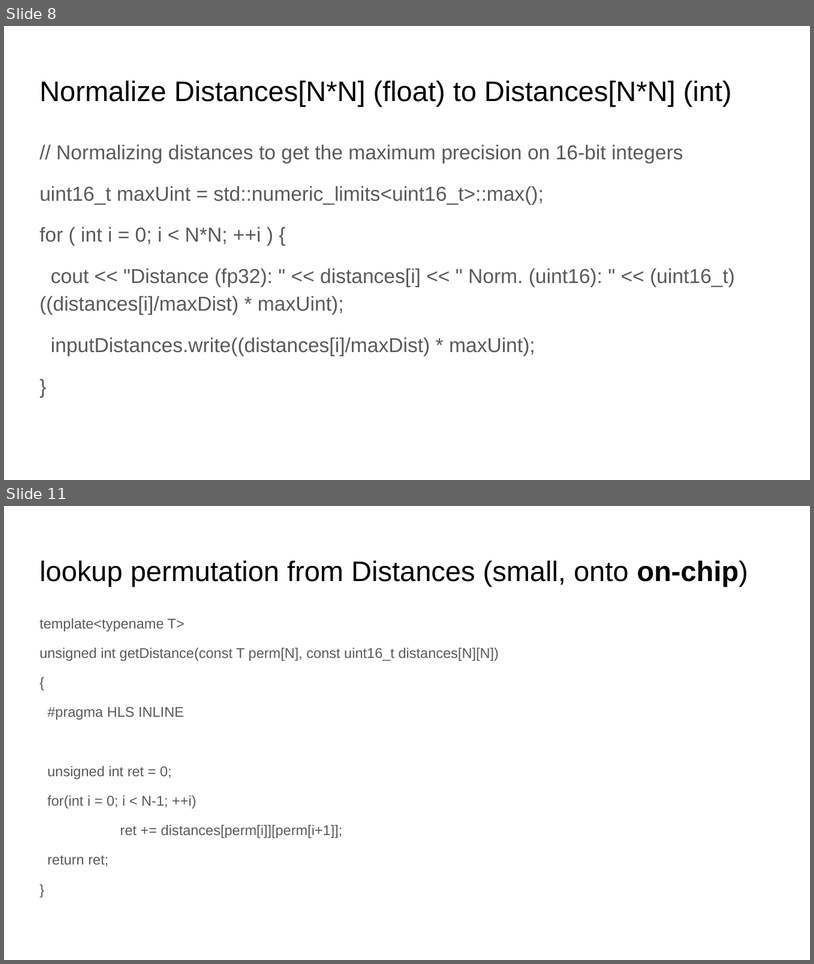
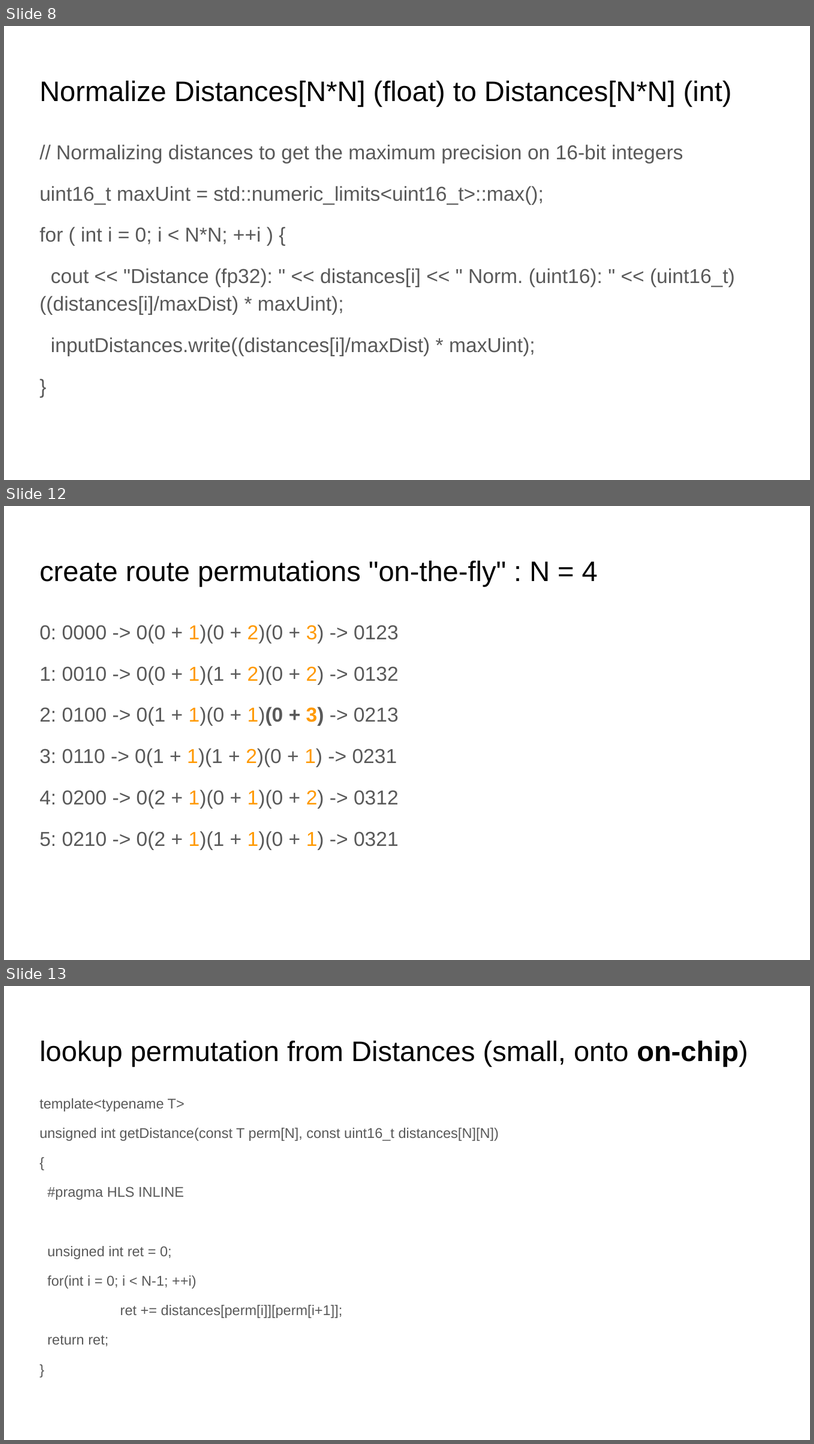
Before and after one commit to teutoniclongboat/traveling-salesperson, a slide deck: 1102127S_presentation.pptx. Shown one above the other, each under a label of ours: slides 8 and 11 before the commit, slides 8, 12 and 13 after it; the slides between them are not shown. The pictures are 814x964 and 814x1444 pixels, drawn with LibreOffice and Linux fonts; fonts in the diff are those of the drawing. Boxes give left, top, right and bottom in pixels: in the first picture for what was removed or moved away, otherwise in the second. Text is boxed around its words. In the diff, an @@ line names an element or a change of style, - is before the commit and + after.

```diff
--- a/1102127S_presentation.pptx
+++ b/1102127S_presentation.pptx
@@ slide 12 added at (4, 506, 810, 960), background #FFFFFF @@
@@ title added at (39, 561, 598, 586), 25.2 pt, text #000000 @@
+create route permutations "on-the-fly" : N = 4
@@ text added at (39, 624, 399, 849), 18 pt, text #595959 @@
+0: 0000 -> 0(0 + 1)(0 + 2)(0 + 3) -> 0123
+1: 0010 -> 0(0 + 1)(1 + 2)(0 + 2) -> 0132
+2: 0100 -> 0(1 + 1)(0 + 1)(0 + 3) -> 0213
+3: 0110 -> 0(1 + 1)(1 + 2)(0 + 1) -> 0231
+4: 0200 -> 0(2 + 1)(0 + 1)(0 + 2) -> 0312
+5: 0210 -> 0(2 + 1)(1 + 1)(0 + 1) -> 0321
@@ what was slide 11 is now slide 13 @@
```
Also in this commit, not shown: 2 slides changed, 2 other slides added.
